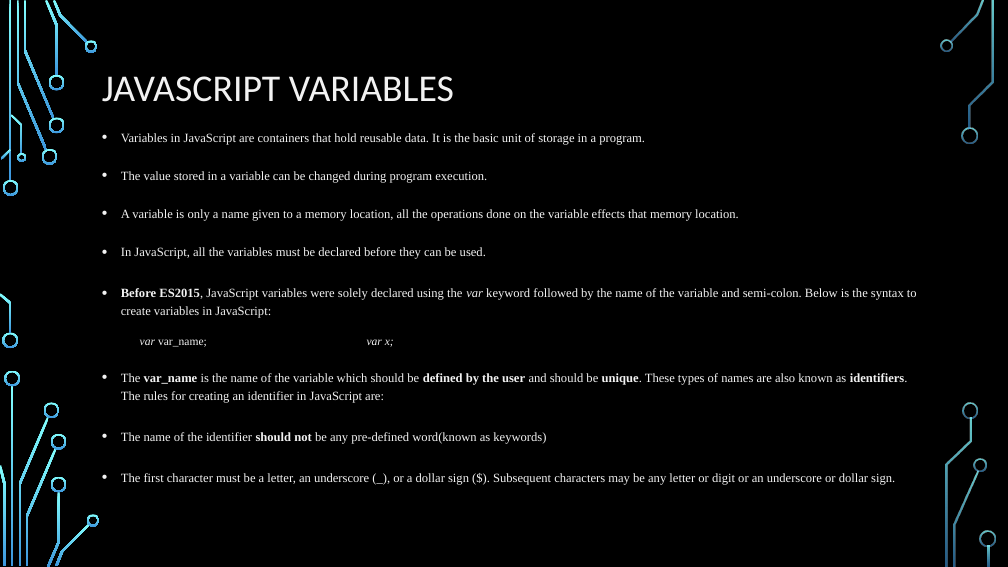
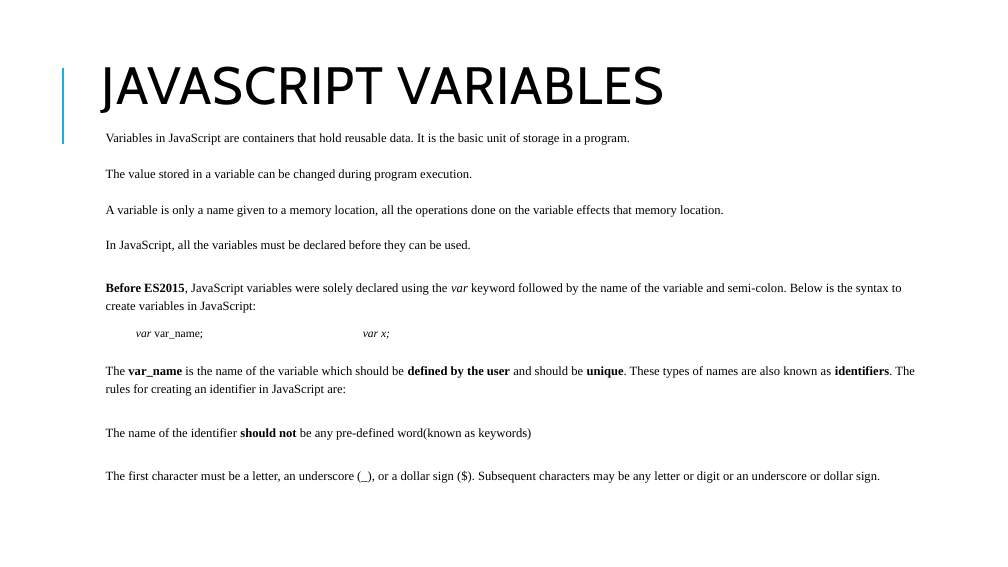
Before and after one commit to PramodJana/JavaScript, a slide deck: slide 3 of GFG JS Course Curriculam/Articles/001 Basics of JavaScript.pptx. Drawn at 1008x567 pixels with LibreOffice and Linux fonts; fonts in the diff are those of the drawing; background and template pictures are left out. Boxes give left, top, right and bottom in pixels: in the first picture for what was removed or moved away, otherwise in the second. Text is boxed around its words. In the diff, an @@ line names an element or a change of style, - is before the commit and + after.

```diff
--- a/GFG JS Course Curriculam/Articles/001 Basics of JavaScript.pptx
+++ b/GFG JS Course Curriculam/Articles/001 Basics of JavaScript.pptx
@@ background picture (left out) to #FFFFFF @@
@@ title "JAVASCRIPT VARIABLES" at (102,66,665,113): size 36 to 50 pt, font Calibri to Cabin, text colour #F2F2F2 to #000000, letter spacing 0 to 1 pt; line spacing 0.9 to 0.8 @@
@@ line added from (63, 144) to (63, 68), #1CADE4 1.5 pt @@
@@ text "Variables in JavaScript are containers ..." at (106,133,915,483): text colour #F2F2F2 to #000000; bullet • to  ; more space between paragraphs; line spacing 1 to 0.7; less space between paragraphs @@
@@ group removed at (0,0,996,567): 33 freeform shapes, 3 rectangles @@
```
Also in this commit, not shown: 15 other slides changed.
